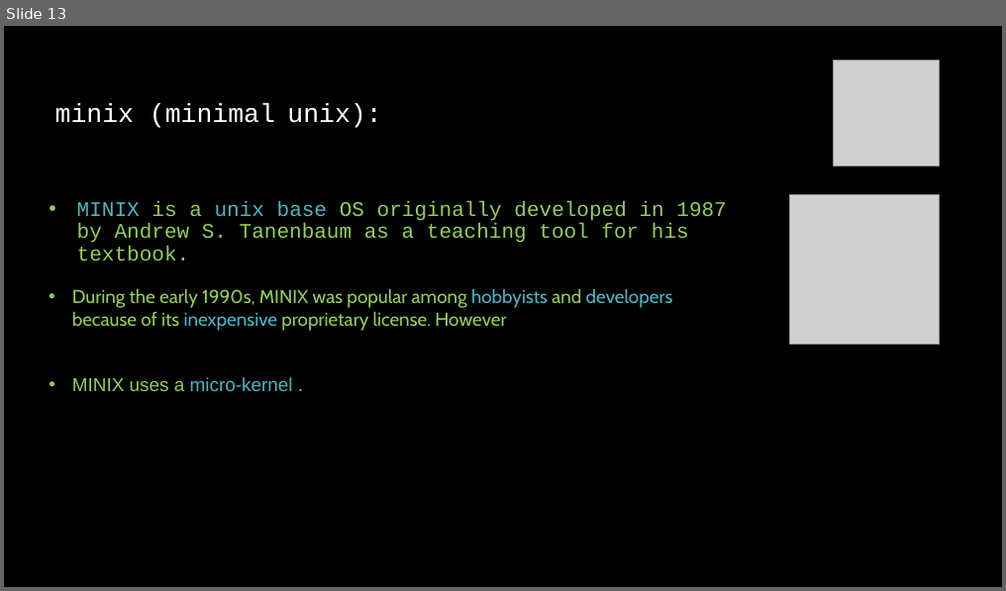
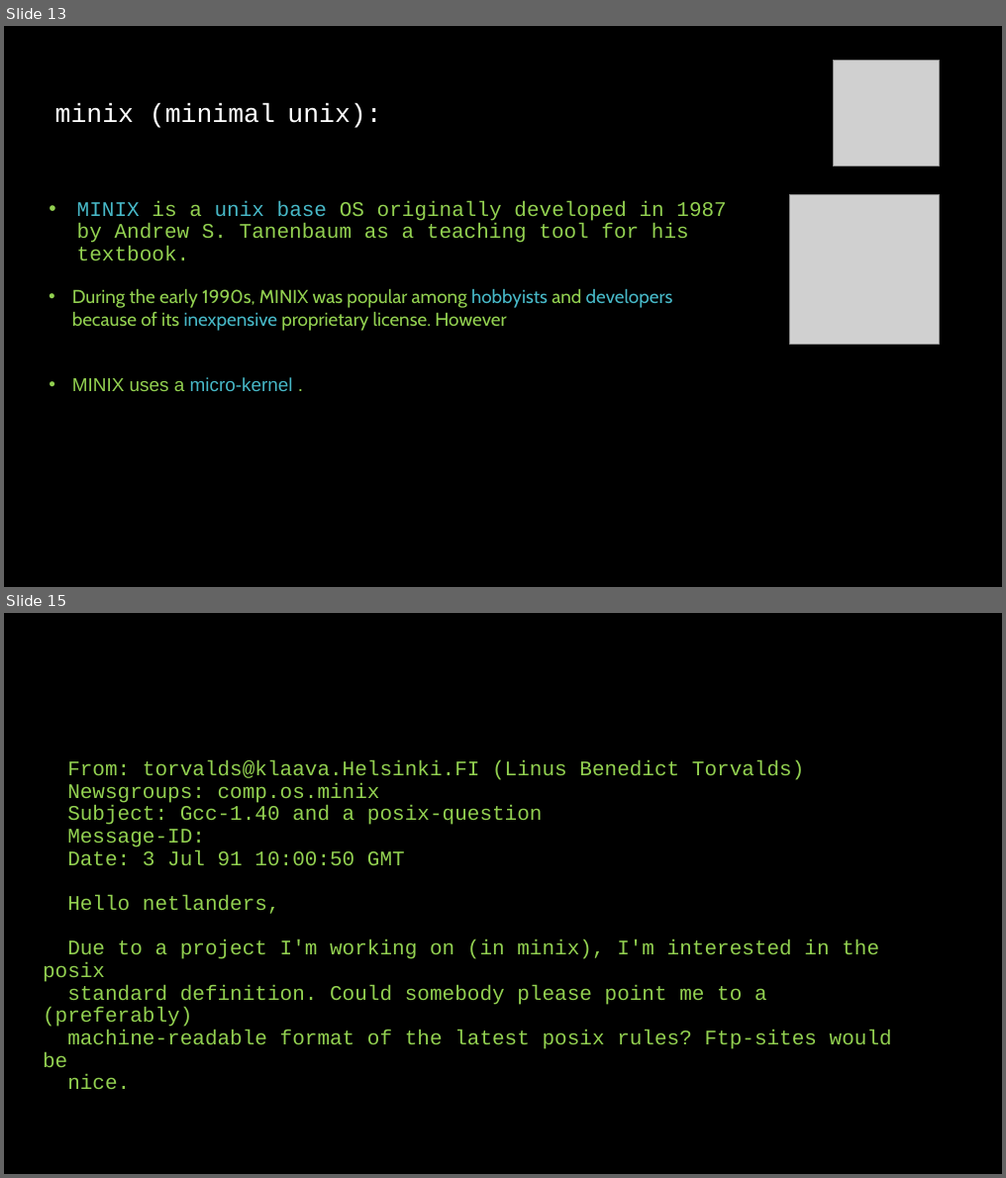
Before and after one commit to linuxfestival/introduction-to-linux-resources, a slide deck: amirkabir_linux_festival.pptx. Shown one above the other, each under a label of ours: slide 13 before the commit, slides 13 and 15 after it; the slides between them are not shown. The pictures are 1006x591 and 1006x1178 pixels, drawn with LibreOffice and Linux fonts; fonts in the diff are those of the drawing; grey boxes stand for pictures. Boxes give left, top, right and bottom in pixels: in the first picture for what was removed or moved away, otherwise in the second. Text is boxed around its words. In the diff, an @@ line names an element or a change of style, - is before the commit and + after.

```diff
--- a/amirkabir_linux_festival.pptx
+++ b/amirkabir_linux_festival.pptx
@@ slide 15 added at [4,613,1002,1174], background #000000 @@
@@ text added at [43,761,892,1050], 20 pt, text #92D050 @@
+From: torvalds@klaava.Helsinki.FI (Linus Benedict Torvalds)
+Newsgroups: comp.os.minix
+Subject: Gcc-1.40 and a posix-question
+Message-ID:
+Date: 3 Jul 91 10:00:50 GMT
+Hello netlanders,
+Due to a project I'm working on (in minix), I'm interested in the posix
+standard definition. Could somebody please point me to a (preferably)
+machine-readable format of the latest posix rules? Ftp-sites would be
+nice.
```
Also in this commit, not shown: 2 other slides added, 1 slide removed.
